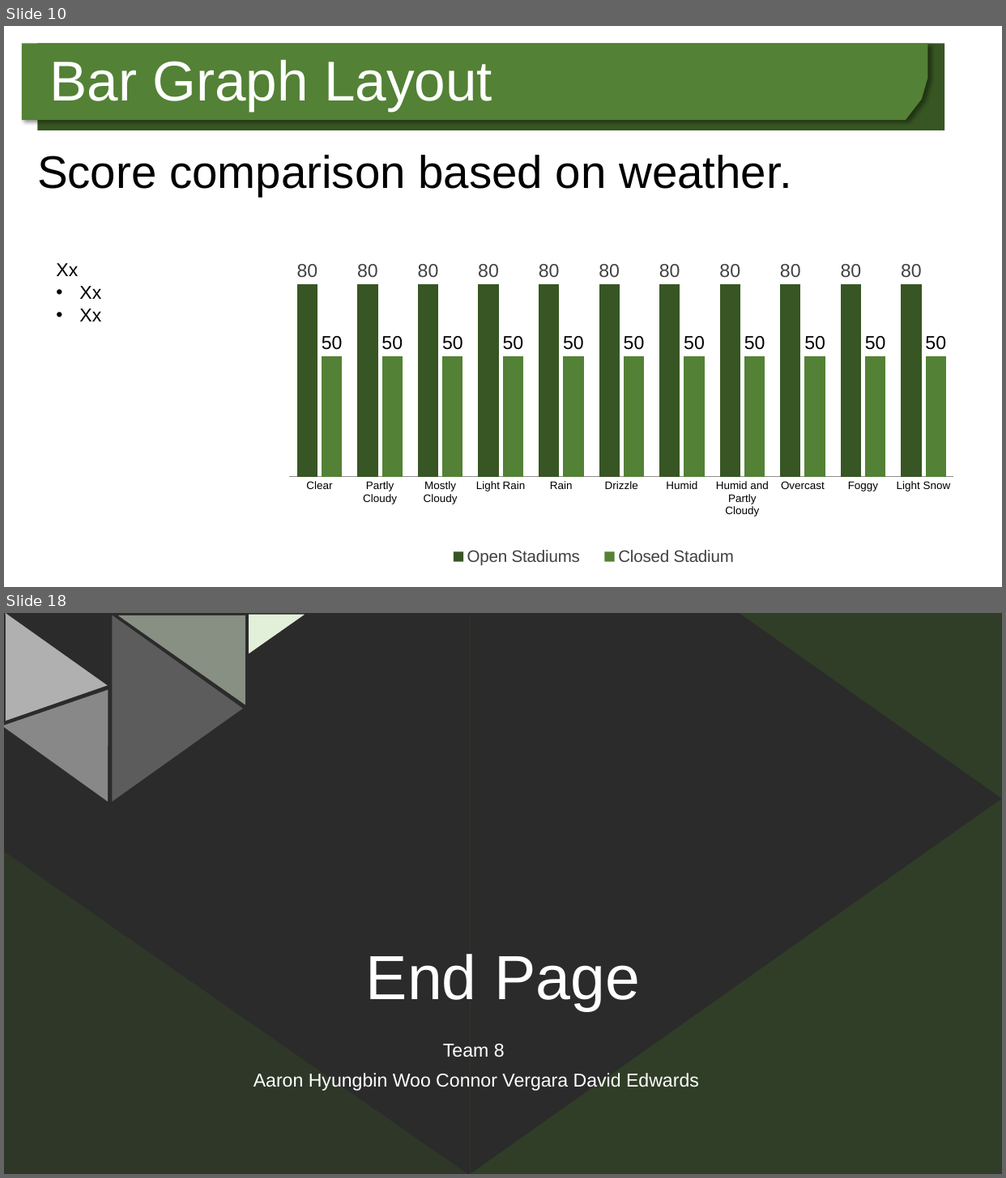
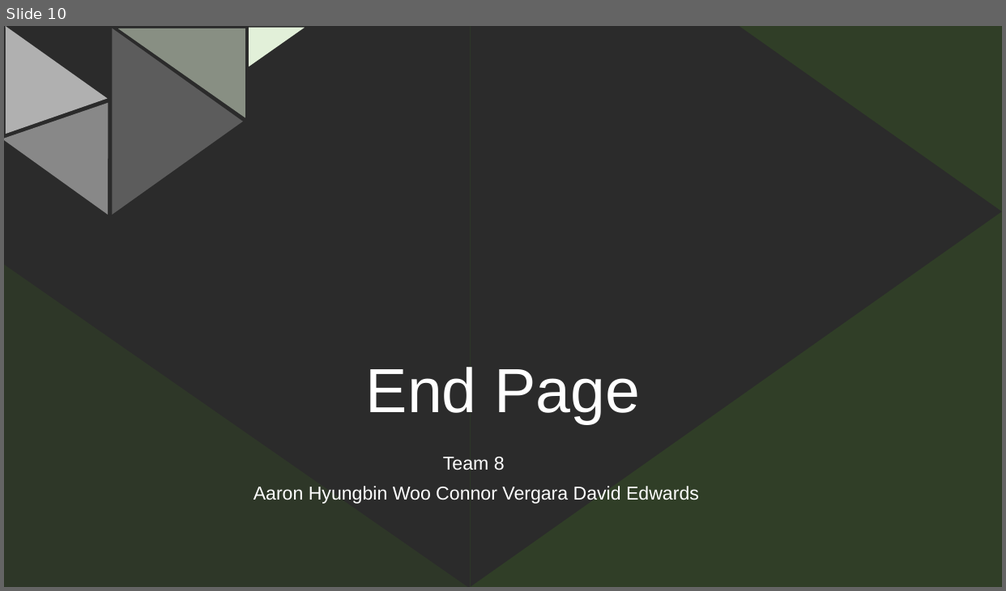
Before and after one commit to aaronhwoo/Project1, a slide deck: Team 8 Project 1.pptx. Shown one above the other, each under a label of ours: slides 10 and 18 before the commit, slide 10 after it; the slides between them are not shown. The pictures are 1006x1178 and 1006x591 pixels, drawn with LibreOffice and Linux fonts; fonts in the diff are those of the drawing; background and template pictures are left out; a plain dark background stands for a picture behind light text. Boxes give left, top, right and bottom in pixels: in the first picture for what was removed or moved away, otherwise in the second. Text is boxed around its words. In the diff, an @@ line names an element or a change of style, - is before the commit and + after.

```diff
--- a/Team 8 Project 1.pptx
+++ b/Team 8 Project 1.pptx
@@ slide 10 removed at (4,26,1002,587), background #FFFFFF @@
@@ freeform shape removed at (22,43,928,120) @@
@@ rectangle removed at (38,43,945,130) @@
@@ text removed at (49,59,492,111) @@
-Bar Graph Layout
@@ text removed at (37,155,791,196) @@
-Score comparison based on weather.
@@ column chart removed at (283,227,967,571) @@
-categories: Clear, Partly Cloudy, Mostly Cloudy, Light Rain, Rain, Drizzle, Humid, Humid and Partly Cloudy, Overcast, Foggy, Light Snow
-Open Stadiums: 80, 80, 80, 80, 80, 80, 80, 80, 80, 80, 80
-Closed Stadium: 50, 50, 50, 50, 50, 50, 50, 50, 50, 50, 50
@@ text removed at (56,263,101,322) @@
-Xx
-• Xx
-• Xx
@@ what was slide 18 is now slide 10 @@
```
Also in this commit, not shown: 7 slides changed, 2 slides added, 10 other slides removed.
